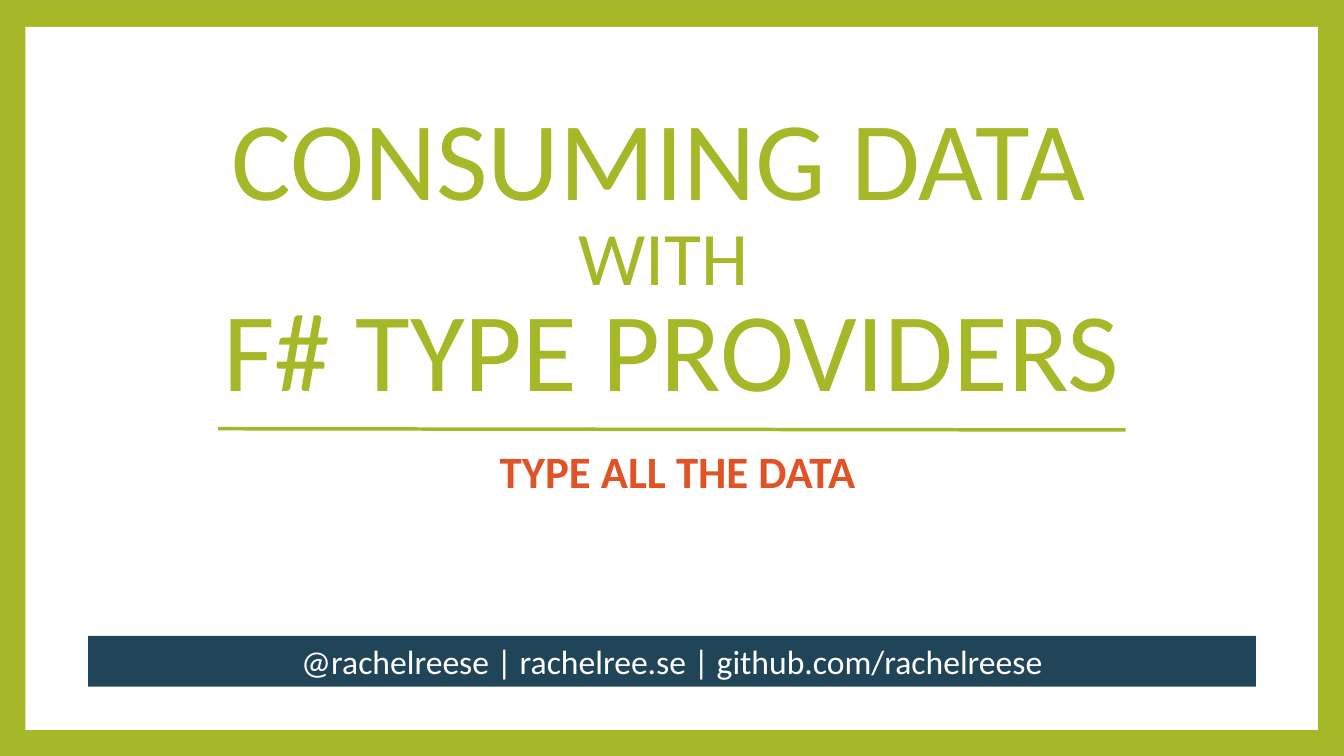
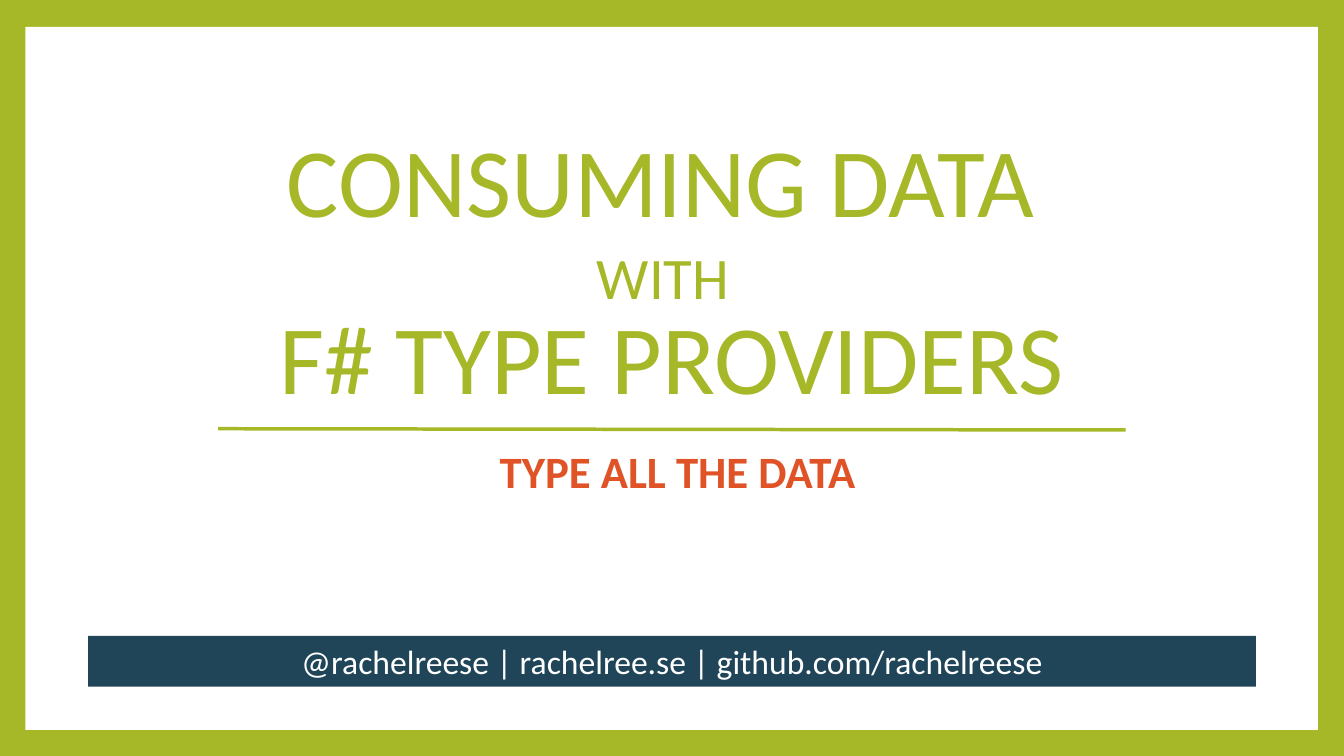
Before and after one commit to rachelblasucci/Current-Talks, a slide deck: slide 13 of Type Providers/Type Providers.pptx. Drawn at 1344x756 pixels with LibreOffice and Linux fonts; fonts in the diff are those of the drawing. Boxes give left, top, right and bottom in pixels: in the first picture for what was removed or moved away, otherwise in the second. Text is boxed around its words. In the diff, an @@ line names an element or a change of style, - is before the commit and + after.

Commit message:
Changes to slide deck.

```diff
--- a/Type Providers/Type Providers.pptx
+++ b/Type Providers/Type Providers.pptx
@@ title "CONSUMING DATA WITH F# TYPE ..." at bbox=[122, 97, 1221, 419]: size 80 to 70 pt in "CONSUMING DATA F# TYPE PROVIDERS"; size 54 to 42 pt in "WITH" @@
```
Also in this commit, not shown: 6 other slides changed.
